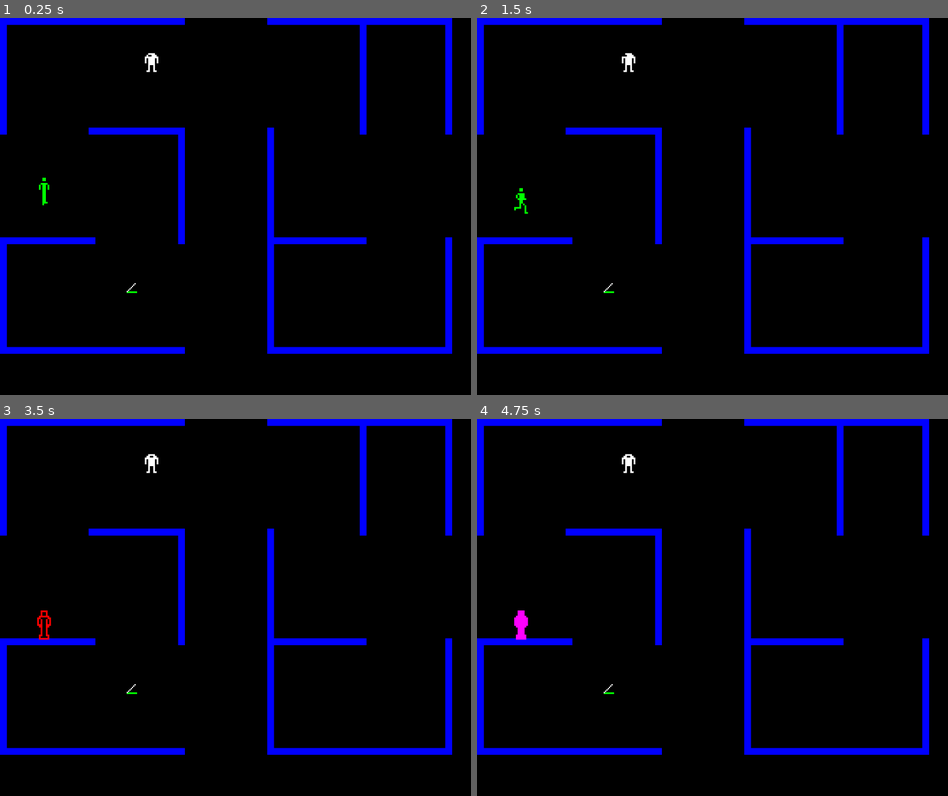
Above: before the commit, frames 1-4 (two rows, left to right).
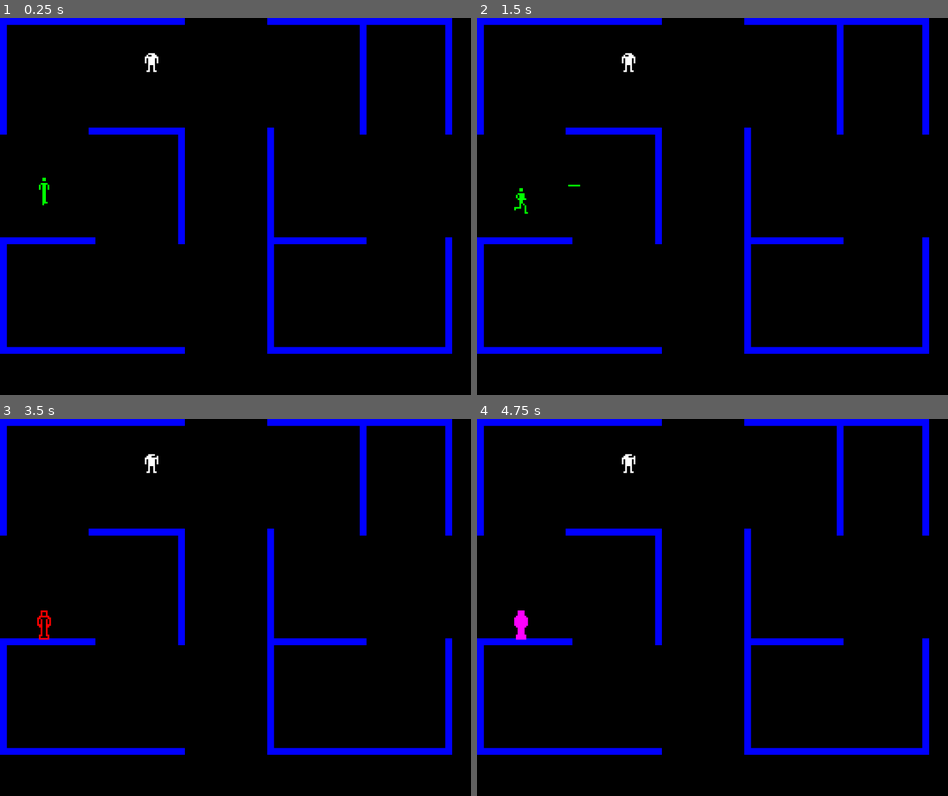
Above: after the commit, the same moments.

Repository: ccandreva/berzerk
Game: Godot game, scene res://Scenes/main.tscn
Two runs of this game, one before a commit and one after it. Both use one fixed random seed, a clock stepped at 60 frames per second and the inputs below.
Inputs:
- Up to frame 1 (0.25 s): no input
- Up to frame 2 (1.5 s): tap Enter at 0.5 s; hold Right (walk_right) 0.53-1.28 s; hold Space (Action-A) 0.53-1.28 s; hold Down (walk_down) from 1.28 s (still down); tap Space (Action-A) at 1.35 s
- Up to frame 3 (3.5 s): release Down (walk_down) at 2.03 s; hold Right (walk_right) 2.03-2.78 s; hold Space (Action-A) 2.03-2.78 s; tap Enter at 2.75 s; hold Up (walk_up) from 2.78 s (still down); tap Space (Action-A) at 2.85 s
- Up to frame 4 (4.75 s): tap Space (Action-A) at 3.5, 4.35 s; release Up (walk_up) at 3.53 s; hold Space (Action-A) 3.53-4.28 s; hold Left (walk_left) from 3.53 s (still down); tap Enter at 4.25 s

The runs differ from the first frame. In frame 1, less than 0.1% of the frame differs, in the area x 26-30%, y 70-73%; in frame 2, less than 0.1%, in the area x 19-33%, y 9-73%; in frame 3, less than 0.1%; in frame 4, less than 0.1%.

Commit message:
Laser firing

Diff:
--- a/Scenes/laser.tscn
+++ b/Scenes/laser.tscn
@@ -1,5 +1,6 @@
 [gd_scene format=3 uid="uid://ds7qtvdqeoa75"]
 
+[ext_resource type="Script" uid="uid://bqt1ylnoyjh53" path="res://Scripts/laser.gd" id="1_3pc01"]
 [ext_resource type="Texture2D" uid="uid://j26li16id5d2" path="res://Assets/Art/Laser-white.png" id="1_r1bh0"]
 [ext_resource type="Shader" uid="uid://u5yl460wa2dm" path="res://Scenes/laser.tres" id="2_mou6w"]
 
@@ -8,13 +9,13 @@
 
 [sub_resource type="AtlasTexture" id="AtlasTexture_mou6w"]
 atlas = ExtResource("1_r1bh0")
-region = Rect2(0.016301155, 0, 6.9542513, 7.0962315)
+region = Rect2(0.016, 0, 7, 7)
 
 [sub_resource type="ShaderMaterial" id="ShaderMaterial_3pc01"]
 shader = ExtResource("2_mou6w")
 
 [sub_resource type="RectangleShape2D" id="RectangleShape2D_3pc01"]
-size = Vector2(24, 4)
+size = Vector2(7, 1)
 
 [sub_resource type="AtlasTexture" id="AtlasTexture_3pc01"]
 atlas = ExtResource("1_r1bh0")
@@ -24,29 +25,33 @@
 atlas = SubResource("AtlasTexture_3pc01")
 
 [sub_resource type="CapsuleShape2D" id="CapsuleShape2D_mou6w"]
-radius = 0.9428091
-height = 17.913372
+radius = 0.7071068
+height = 8.485283
 
 [node name="Laser" type="Area2D" unique_id=821578972]
+collision_layer = 3
+collision_mask = 3
+script = ExtResource("1_3pc01")
 
 [node name="Sprite-Straight" type="Sprite2D" parent="." unique_id=1343549693]
 material = SubResource("ShaderMaterial_mou6w")
-position = Vector2(12, 0)
-scale = Vector2(4, 4)
+position = Vector2(3.5, 0)
 texture = SubResource("AtlasTexture_mou6w")
 
 [node name="CollisionShape-Straight" type="CollisionShape2D" parent="." unique_id=1737509788]
 material = SubResource("ShaderMaterial_3pc01")
-position = Vector2(12, 0)
+position = Vector2(3.5, 0)
 shape = SubResource("RectangleShape2D_3pc01")
 
 [node name="Sprite-Diag" type="Sprite2D" parent="." unique_id=1226923058]
-position = Vector2(10.5, -10.5)
-scale = Vector2(3, 3)
+visible = false
+position = Vector2(3.5, -3.5)
 texture = SubResource("AtlasTexture_c8ure")
 
 [node name="CollisionShape-Diag" type="CollisionShape2D" parent="." unique_id=1631950506]
-position = Vector2(11, -11)
+visible = false
+position = Vector2(4, -4)
 rotation = 0.7853982
-scale = Vector2(1.5, 1.5)
 shape = SubResource("CapsuleShape2D_mou6w")
+
+[connection signal="body_entered" from="." to="." method="_on_body_entered"]
--- a/Scenes/main.tscn
+++ b/Scenes/main.tscn
@@ -3,7 +3,6 @@
 [ext_resource type="PackedScene" uid="uid://brkp7oq6j8t1y" path="res://Scenes/Playfield.tscn" id="1_hx5sn"]
 [ext_resource type="PackedScene" uid="uid://d2h3377l4gviy" path="res://Scenes/player.tscn" id="2_spliy"]
 [ext_resource type="PackedScene" uid="uid://bsgfbhqt6cn4k" path="res://Scenes/robot.tscn" id="3_cuv0i"]
-[ext_resource type="PackedScene" uid="uid://ds7qtvdqeoa75" path="res://Scenes/laser.tscn" id="4_jjvhh"]
 
 [node name="Main" type="Node2D" unique_id=1843548130]
 
@@ -38,6 +37,3 @@
 [node name="Label2" type="Label" parent="CanvasLayer/VBoxContainer" unique_id=693277556]
 layout_mode = 2
 text = "How are you today "
-
-[node name="Laser" parent="." unique_id=821578972 instance=ExtResource("4_jjvhh")]
-position = Vector2(296, 640)
--- a/Scenes/player.tscn
+++ b/Scenes/player.tscn
@@ -2,6 +2,7 @@
 
 [ext_resource type="Script" uid="uid://b3pw8mwlda6rs" path="res://Scripts/Player.gd" id="1_147mo"]
 [ext_resource type="Texture2D" uid="uid://bi2nmoy6mmq84" path="res://Assets/Art/Players.png" id="1_onrkg"]
+[ext_resource type="PackedScene" uid="uid://ds7qtvdqeoa75" path="res://Scenes/laser.tscn" id="2_6t5aa"]
 
 [sub_resource type="AtlasTexture" id="AtlasTexture_hg5i4"]
 atlas = ExtResource("1_onrkg")
@@ -250,16 +251,16 @@
 [sub_resource type="CapsuleShape2D" id="CapsuleShape2D_b26j0"]
 height = 53.0
 
-[node name="Player" type="CharacterBody2D" unique_id=146244608]
+[node name="Player" type="CharacterBody2D" unique_id=146244608 groups=["Players"]]
 collision_mask = 3
 script = ExtResource("1_147mo")
+Laser = ExtResource("2_6t5aa")
 
 [node name="AnimatedSprite2D" type="AnimatedSprite2D" parent="." unique_id=272524372]
 scale = Vector2(4, 4)
 sprite_frames = SubResource("SpriteFrames_sweqy")
-animation = &"Idle"
+animation = &"ShootRight"
 autoplay = "Idle"
-frame_progress = 1.0
 
 [node name="Collision-Head" type="CollisionShape2D" parent="." unique_id=1052995534]
 position = Vector2(0, -29.5)
@@ -268,3 +269,7 @@
 [node name="Collision-Body" type="CollisionShape2D" parent="." unique_id=143355760]
 position = Vector2(0, 4)
 shape = SubResource("CapsuleShape2D_b26j0")
+
+[node name="Muzzle" type="Marker2D" parent="." unique_id=57410674]
+position = Vector2(17, -16)
+scale = Vector2(4, 4)
--- a/Scenes/robot.tscn
+++ b/Scenes/robot.tscn
@@ -201,27 +201,18 @@
 radius = 16.0
 height = 46.0
 
-[node name="Robot" type="CharacterBody2D" unique_id=1730101901]
+[node name="Robot" type="CharacterBody2D" unique_id=1730101901 groups=["Robots"]]
 collision_mask = 2
 script = ExtResource("1_2vrla")
 
 [node name="AnimatedSprite2D" type="AnimatedSprite2D" parent="." unique_id=2119877315]
 scale = Vector2(4, 4)
 sprite_frames = SubResource("SpriteFrames_pva2i")
-animation = &"Stand"
+animation = &"Death"
 autoplay = "Stand"
-frame_progress = 0.5381689
 
 [node name="CollisionShape2D" type="CollisionShape2D" parent="." unique_id=557679861]
 position = Vector2(2, 8)
 shape = SubResource("CapsuleShape2D_dfm56")
 
-[node name="CollisionTarget" type="Area2D" parent="." unique_id=1581979472]
-collision_mask = 2
-
-[node name="CollisionShape2D" type="CollisionShape2D" parent="CollisionTarget" unique_id=1543086771]
-position = Vector2(2, 8)
-shape = SubResource("CapsuleShape2D_dfm56")
-
-[connection signal="area_entered" from="CollisionTarget" to="." method="_on_collision_target_area_entered"]
-[connection signal="body_entered" from="CollisionTarget" to="." method="_on_collision_target_body_entered"]
+[connection signal="animation_finished" from="AnimatedSprite2D" to="." method="_on_animated_sprite_2d_animation_finished"]
--- a/Scripts/Player.gd
+++ b/Scripts/Player.gd
@@ -1,11 +1,14 @@
 extends CharacterBody2D
 
+@export var Laser : PackedScene
 # Player speed
 @export var speed:int = 150
 
+var is_firing : bool = false
+
 @onready var sprite:AnimatedSprite2D = get_node("AnimatedSprite2D")
 var direction:String=""
-# States: Idle, Walking, Shooting, Death
+# States: Idle, Walk, Shoot, Death
 var state:String="Idle"
 
 #func _ready() -> void:
@@ -18,6 +21,8 @@
 	# If we are dying, we can't do anything else.
 	if (state != "Death"):
 		input_vector = process_input()
+	if (state == "Shoot" and input_vector != Vector2.ZERO):
+		shoot()
 	if (state == "Walk"):
 		var collision = move_and_collide(input_vector * speed * _delta)
 		if (collision):
@@ -68,6 +73,19 @@
 			direction = direction_h
 	return(input_vector)
 
+func shoot():
+	# We can only shoot once, so skip if we are already shooting
+	if (is_firing):
+		return
+	var laser = Laser.instantiate()
+	laser.remove_laser = Callable(self,"remove_bullet")
+	owner.add_child(laser)
+	laser.transform = $Muzzle.global_transform
+	is_firing = true;
+
+func remove_bullet():
+	is_firing = false
+
 func kill_player() -> void:
 	state = "Death"
 	direction = ""
--- /dev/null
+++ b/Scripts/laser.gd
@@ -0,0 +1,16 @@
+extends Area2D
+
+var speed = 100
+var remove_laser : Callable
+
+func _physics_process(_delta: float) -> void:
+	position += transform.x * speed * _delta
+
+func _on_body_entered(body: Node2D) -> void:
+	if body.is_in_group("Players"):
+		body.kill_player()
+	if body.is_in_group("Robots"):
+		body.kill_robot()
+	if (remove_laser != null):
+		remove_laser.call()
+	queue_free()
--- a/Scripts/robot.gd
+++ b/Scripts/robot.gd
@@ -1,9 +1,23 @@
 extends CharacterBody2D
 
+# Player speed
+@export var speed:int = 50
 
-func _on_collision_target_body_entered(body: Node2D) -> void:
-	print ("Robot Body Hit!")
+@onready var sprite:AnimatedSprite2D = get_node("AnimatedSprite2D")
+var direction:String=""
+# States: Idle, Walking, Shooting, Death
+var state:String="Idle"
+
+func _physics_process(_delta: float) -> void:
+	# Play an animation based on the directions we built,
+	# or if we are dead.
+	sprite.play(str(state,direction))
 
 
-func _on_collision_target_area_entered(area: Area2D) -> void:
-	print ("Robot Area Hit!")
+func kill_robot() -> void:
+	state = "Death"
+	direction = ""
+
+
+func _on_animated_sprite_2d_animation_finished() -> void:
+	queue_free()
--- a/project.godot
+++ b/project.godot
@@ -25,6 +25,11 @@
 window/size/viewport_height=220
 window/size/window_width_override=1100
 window/size/window_height_override=880
+
+[global_group]
+
+Players="Player Objects"
+Robots=""
 
 [input]
 
Not shown, added: Scripts/laser.gd.uid
